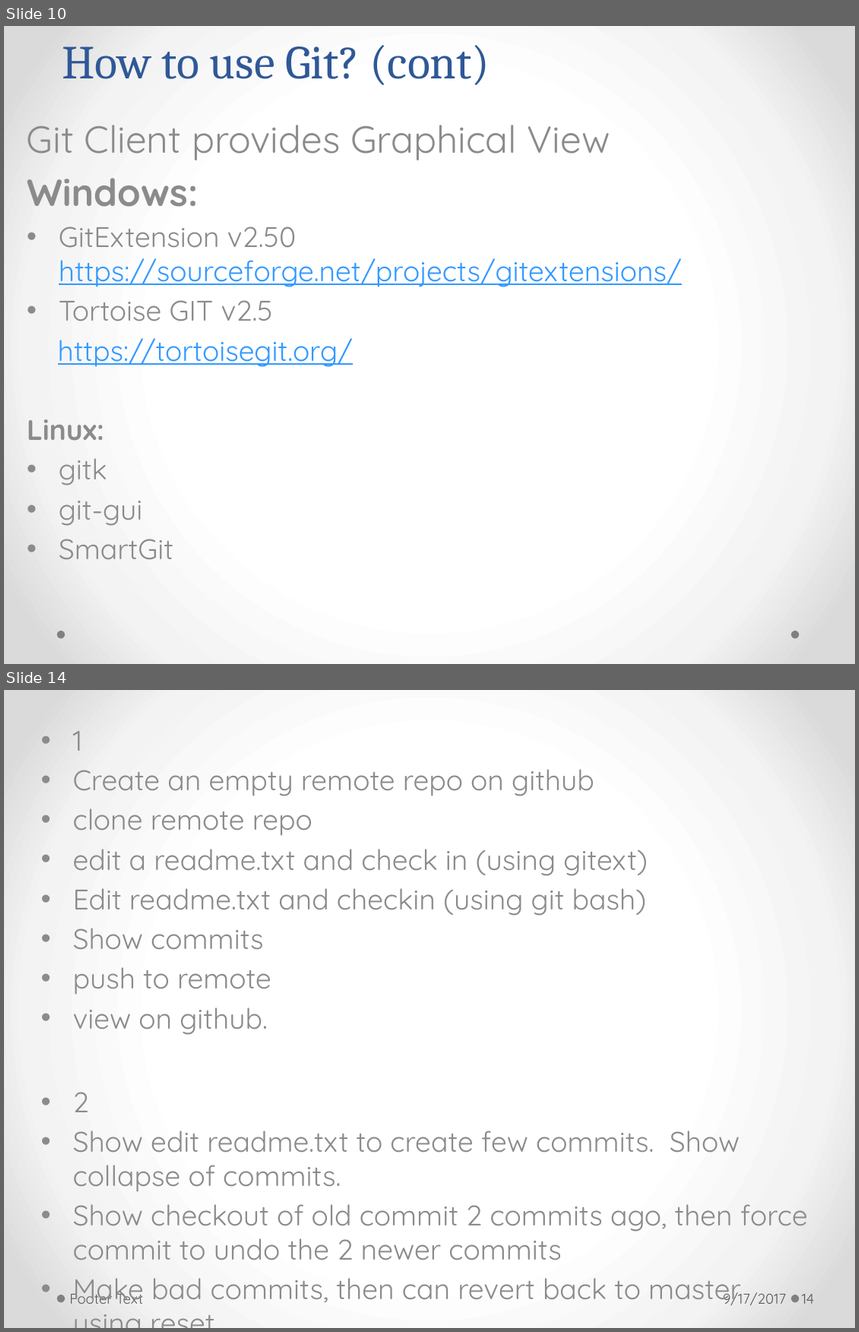
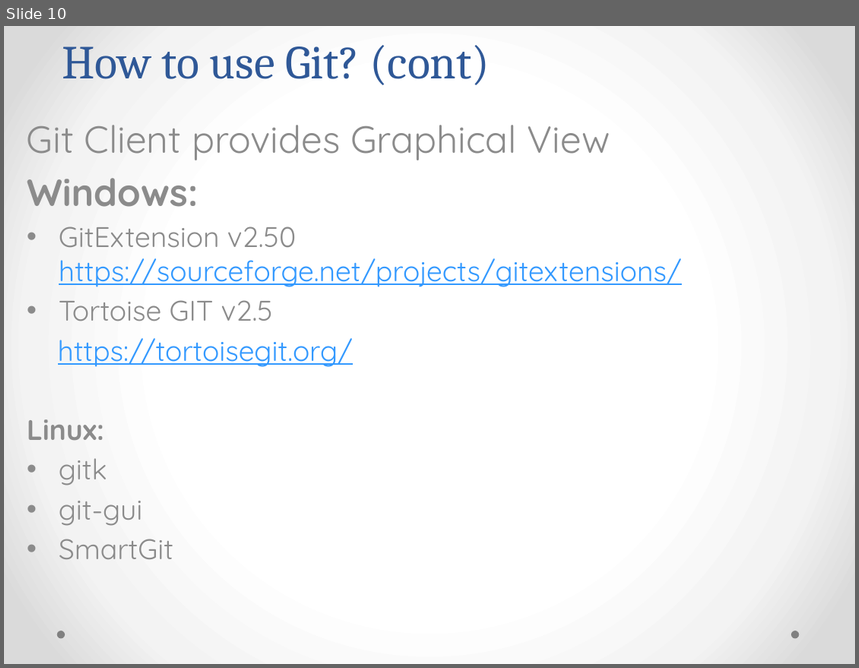
Before and after one commit to h-t-tran/brown, a slide deck: git/git.pptx. Shown one above the other, each under a label of ours: slides 10 and 14 before the commit, slide 10 after it; the slides between them are not shown. The pictures are 859x1332 and 859x668 pixels, drawn with LibreOffice and Linux fonts; fonts in the diff are those of the drawing. Boxes give left, top, right and bottom in pixels: in the first picture for what was removed or moved away, otherwise in the second. Text is boxed around its words. In the diff, an @@ line names an element or a change of style, - is before the commit and + after.

```diff
--- a/git/git.pptx
+++ b/git/git.pptx
@@ slide 14 removed at (4,690,855,1328), background gradient #FFFFFF to #F4F4F4 to #DADADA; not listed: 2 template elements that a slide beside it also shows @@
@@ subtitle removed at (73,731,648,995) @@
-• 1
-• Create an empty remote repo on github
-• clone remote repo
-• edit a readme.txt and check in (using gitext)
-• Edit readme.txt and checkin (using git bash)
-• Show commits
-• push to remote
-• view on github.
@@ text removed at (73,1092,808,1306) @@
-• 2
-• Show edit readme.txt to create few commits. Show collapse of commits.
-• Show checkout of old commit 2 commits ago, then force commit to undo the 2 newer commits
-• Make bad commits, then can revert back to master using reset.
@@ text removed at (69,1289,144,1304) @@
-Footer Text
@@ text removed at (723,1289,786,1306) @@
-9/17/2017
@@ page number removed at (802,1294,815,1304) @@
-14
```
Also in this commit, not shown: 12 slides changed, 3 other slides removed, 1 other file.
